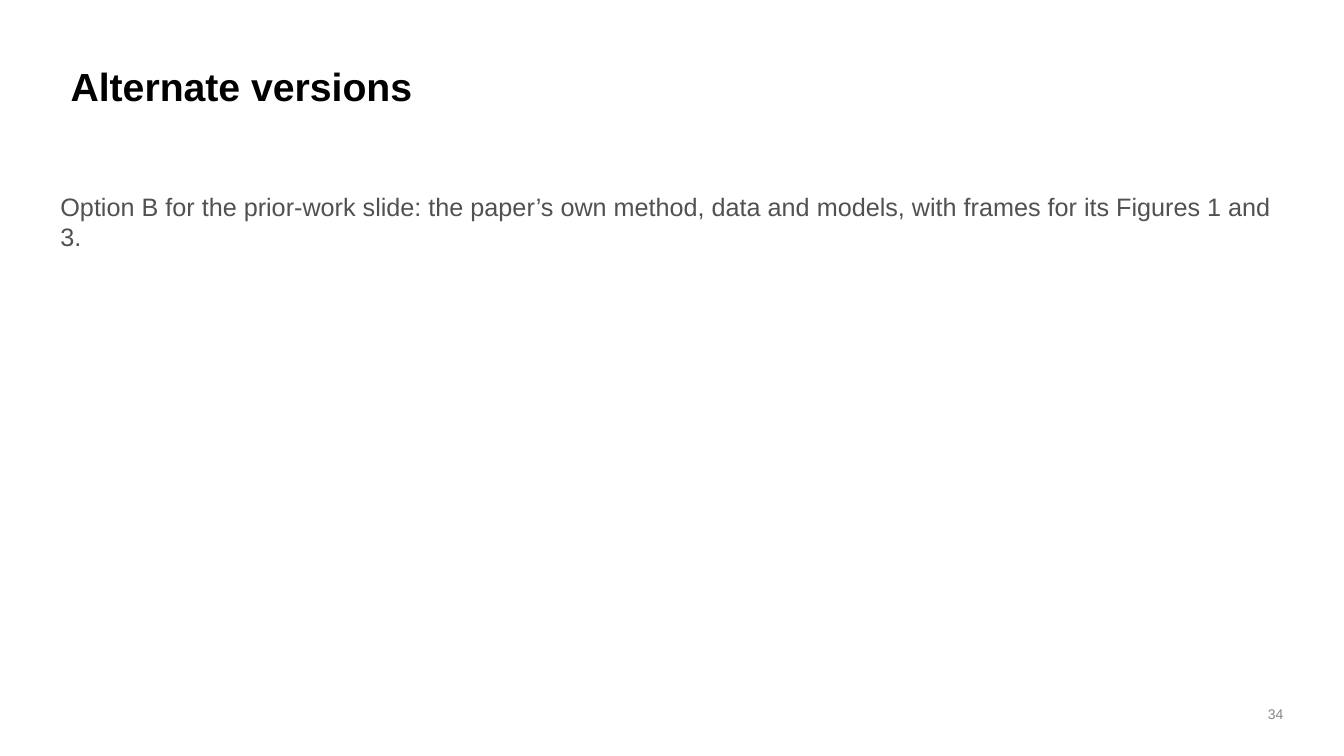
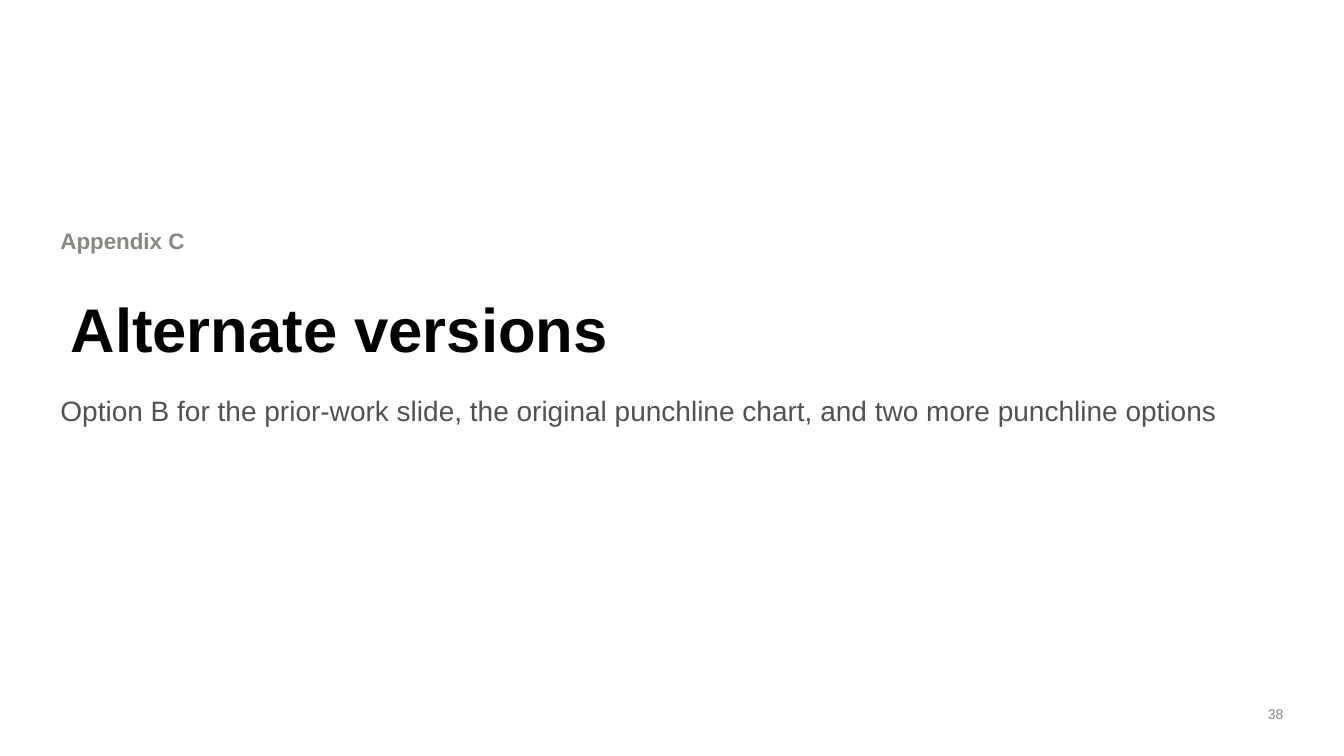
Before and after one commit to brow4623/ai-safety-democracy, a slide deck: slide 38 of slides/refusal-geometry-slides.pptx (slide 34 before the commit). Drawn at 1344x756 pixels with LibreOffice and Linux fonts; fonts in the diff are those of the drawing. Boxes give left, top, right and bottom in pixels: in the first picture for what was removed or moved away, otherwise in the second. Text is boxed around its words. In the diff, an @@ line names an element or a change of style, - is before the commit and + after.

```diff
--- a/slides/refusal-geometry-slides.pptx
+++ b/slides/refusal-geometry-slides.pptx
@@ text at [60,233,184,254]: text changed; size 18 to 16 pt; text colour #52514E to #898781; bold on @@
-Option B for the prior-work slide: the paper’s own method, data and models, with frames for its Figures 1 and 3.
+Appendix C
@@ title "Alternate versions": place and size @@
-title "Alternate versions" at [71,72,412,102]
+title "Alternate versions" at [71,307,607,353]
@@ title "Alternate versions" at [71,307,607,353]: size 28 to 44 pt @@
@@ text added at [60,400,1216,426], 20 pt, text #52514E @@
+Option B for the prior-work slide, the original punchline chart, and two more punchline options
@@ page number at [1268,709,1284,719]: text changed @@
-34
+38
```
Also in this commit, not shown: 5 other slides changed, 8 slides added, 1 slide removed, 4 other files.
